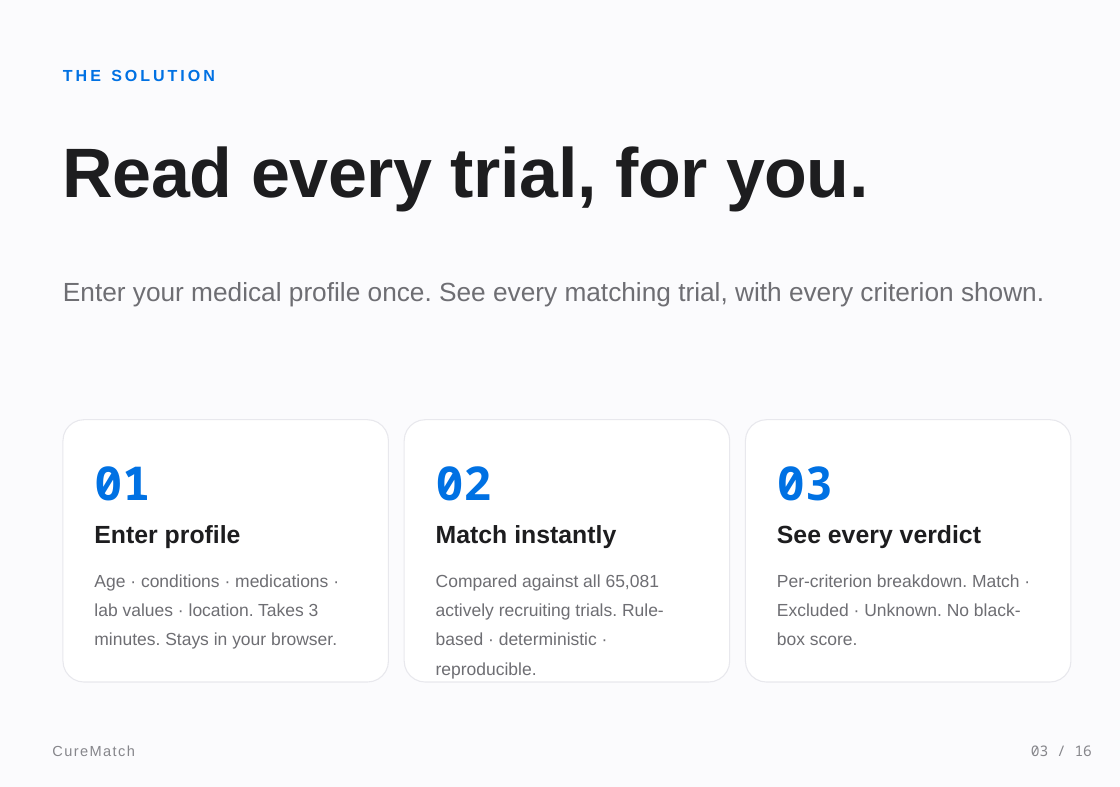
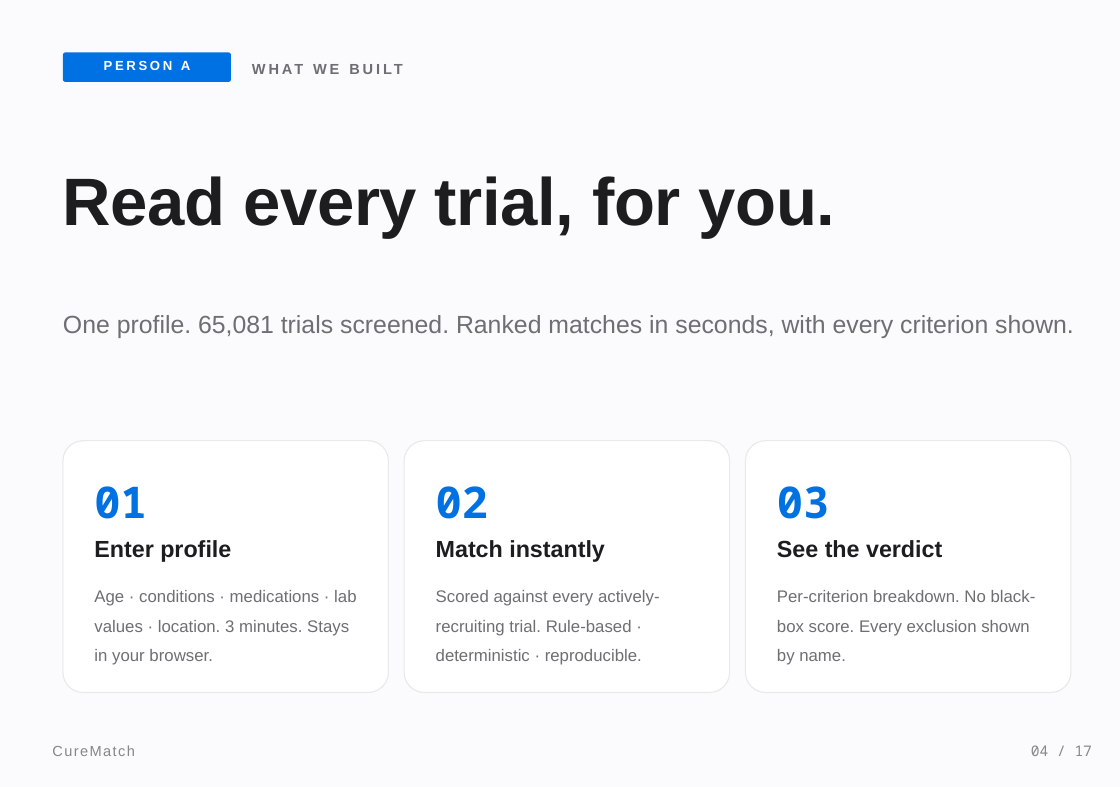
Before and after one commit to meetgajjarx07/curematch, a slide deck: slide 4 of CureMatch_Presentation.pptx (slide 3 before the commit). Drawn at 1120x787 pixels with LibreOffice and Linux fonts; fonts in the diff are those of the drawing. Boxes give left, top, right and bottom in pixels: in the first picture for what was removed or moved away, otherwise in the second. Text is boxed around its words. In the diff, an @@ line names an element or a change of style, - is before the commit and + after.

```diff
--- a/CureMatch_Presentation.pptx
+++ b/CureMatch_Presentation.pptx
@@ rounded rectangle added at (63,52,231,82), fill #0071E3 @@
@@ text added at (252,52,1092,82), 10 pt, text #6E6E73, bold @@
+WHAT WE BUILT
@@ text removed at (63,69,215,81) @@
-THE SOLUTION
@@ text added at (104,61,190,70), 9 pt, text #FFFFFF, bold @@
+PERSON A
@@ text "Read every trial, for you.": place and size @@
-text "Read every trial, for you." at (63,146,868,211)
+text "Read every trial, for you." at (63,176,836,238)
@@ text "Read every trial, for you." at (63,176,836,238): size 48 to 46 pt @@
@@ text at (63,315,1074,338): text changed; size 18 to 17 pt @@
-Enter your medical profile once. See every matching trial, with every criterion shown.
+One profile. 65,081 trials screened. Ranked matches in seconds, with every criterion shown.
@@ rounded rectangle: place and size @@
-rounded rectangle at (63,420,388,682)
+rounded rectangle at (63,441,388,693)
@@ rounded rectangle: place and size @@
-rounded rectangle at (404,420,730,682)
+rounded rectangle at (404,441,730,693)
@@ rounded rectangle: place and size @@
-rounded rectangle at (745,420,1071,682)
+rounded rectangle at (745,441,1071,693)
@@ 3 texts: place and size @@
-3 texts at (94,466,833,501)
+3 texts at (94,486,829,519)
@@ size 32 to 30 pt in 3 elements at (94,486,146,519), (436,486,488,519), (777,486,829,519) @@
@@ text "Enter profile": place and size @@
-text "Enter profile" at (94,525,241,548)
+text "Enter profile" at (94,540,231,562)
@@ text "Enter profile" at (94,540,231,562): size 17 to 16 pt @@
@@ text "Match instantly": place and size @@
-text "Match instantly" at (436,525,616,548)
+text "Match instantly" at (436,540,605,562)
@@ text "Match instantly" at (436,540,605,562): size 17 to 16 pt @@
@@ text at (777,540,942,558): text changed; size 17 to 16 pt @@
-See every verdict
+See the verdict
@@ text at (94,590,356,665): text changed; size 12 to 11.5 pt @@
-Age · conditions · medications · lab values · location. Takes 3 minutes. Stays in your browser.
+Age · conditions · medications · lab values · location. 3 minutes. Stays in your browser.
@@ text at (436,590,660,665): text changed; size 12 to 11.5 pt @@
-Compared against all 65,081 actively recruiting trials. Rule-based · deterministic · reproducible.
+Scored against every actively-recruiting trial. Rule-based · deterministic · reproducible.
@@ text at (777,590,1036,665): text changed; size 12 to 11.5 pt @@
-Per-criterion breakdown. Match · Excluded · Unknown. No black-box score.
+Per-criterion breakdown. No black-box score. Every exclusion shown by name.
@@ text at (1031,745,1092,756): text changed @@
-03 / 16
+04 / 17
```
Also in this commit, not shown: 4 other slides changed, 12 slides added, 11 slides removed, 1 other file.
